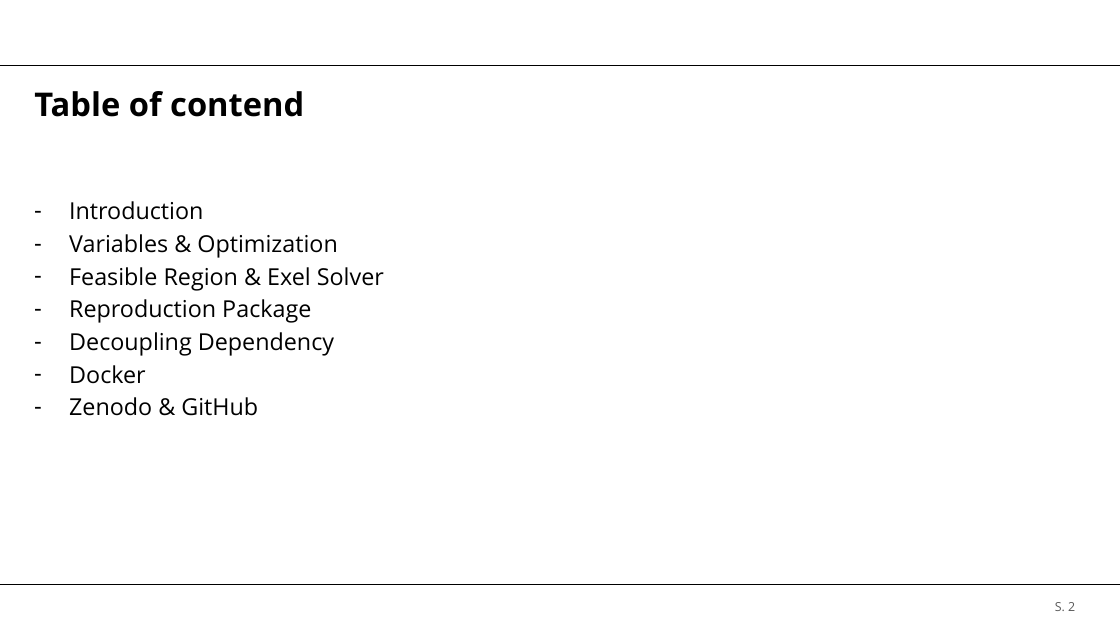
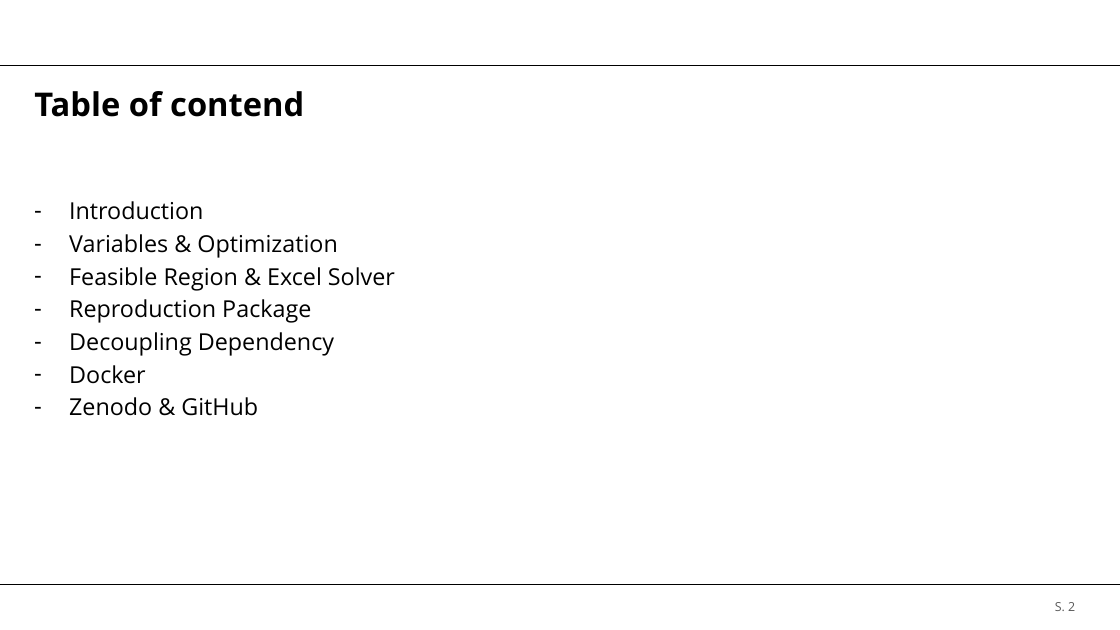
Before and after one commit to brt30696/REPRO_Rraesentation, a slide deck: slide 2 of Präsentation.pptx. Drawn at 1120x630 pixels with LibreOffice and Linux fonts; fonts in the diff are those of the drawing; background and template pictures are left out. Boxes give left, top, right and bottom in pixels: in the first picture for what was removed or moved away, otherwise in the second. Text is boxed around its words. In the diff, an @@ line names an element or a change of style, - is before the commit and + after.

```diff
--- a/Präsentation.pptx
+++ b/Präsentation.pptx
@@ text at (69, 267, 395, 291): text changed @@
-– Feasible Region & Exel Solver
+– Feasible Region & Excel Solver
```
Also in this commit, not shown: 5 other slides changed, 3 slides added, 2 slides removed.
